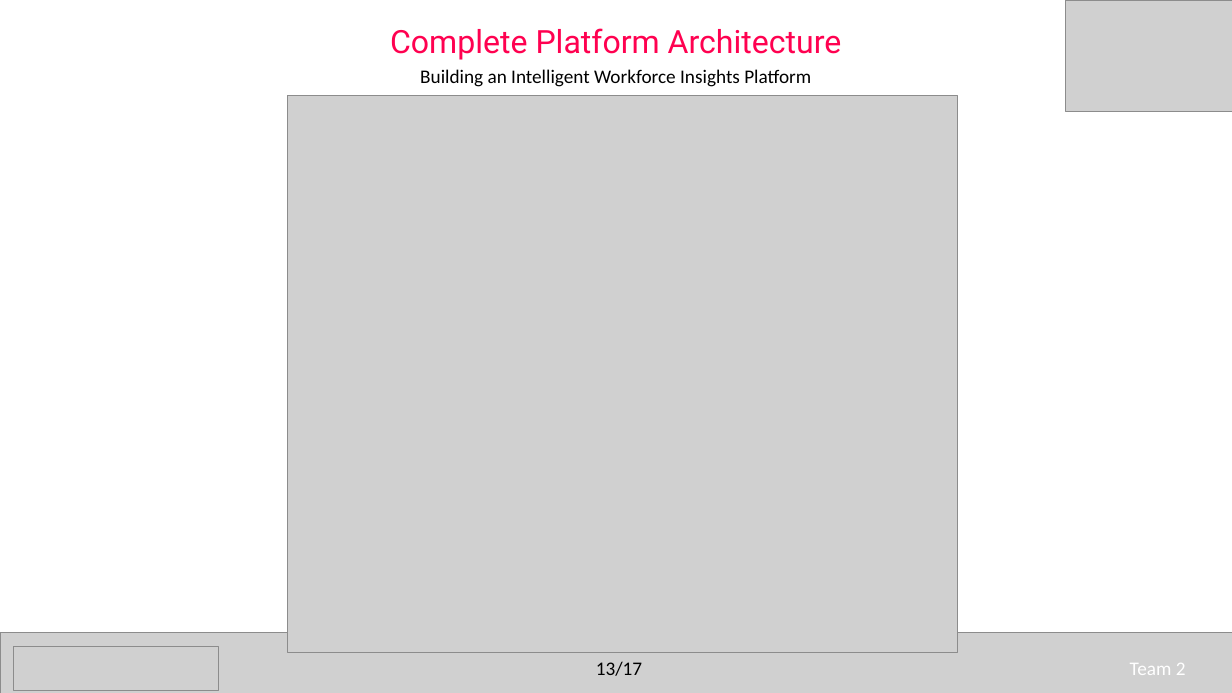
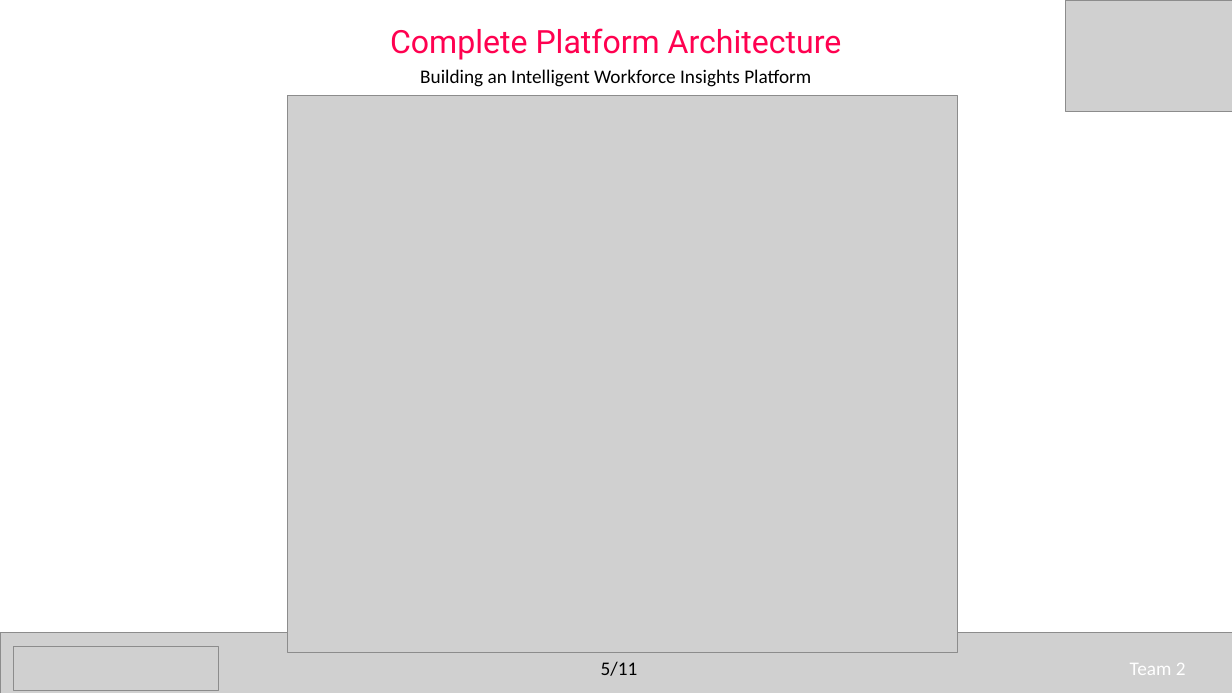
Before and after one commit to Infosys-Springboard-Internship-7-0/Workforce-Insights-Dashboard-for-Employee-Skill-and-Analytics, a slide deck: slide 5 of Data_Cleaning/Presenttion PPT.pptx. Drawn at 1232x693 pixels with LibreOffice and Linux fonts; fonts in the diff are those of the drawing; grey boxes stand for pictures. Boxes give left, top, right and bottom in pixels: in the first picture for what was removed or moved away, otherwise in the second. Text is boxed around its words. In the diff, an @@ line names an element or a change of style, - is before the commit and + after.

```diff
--- a/Data_Cleaning/Presenttion PPT.pptx
+++ b/Data_Cleaning/Presenttion PPT.pptx
@@ text at box(601, 661, 638, 676): text changed @@
-13/17
+5/11
```
Also in this commit, not shown: 8 other slides changed.
